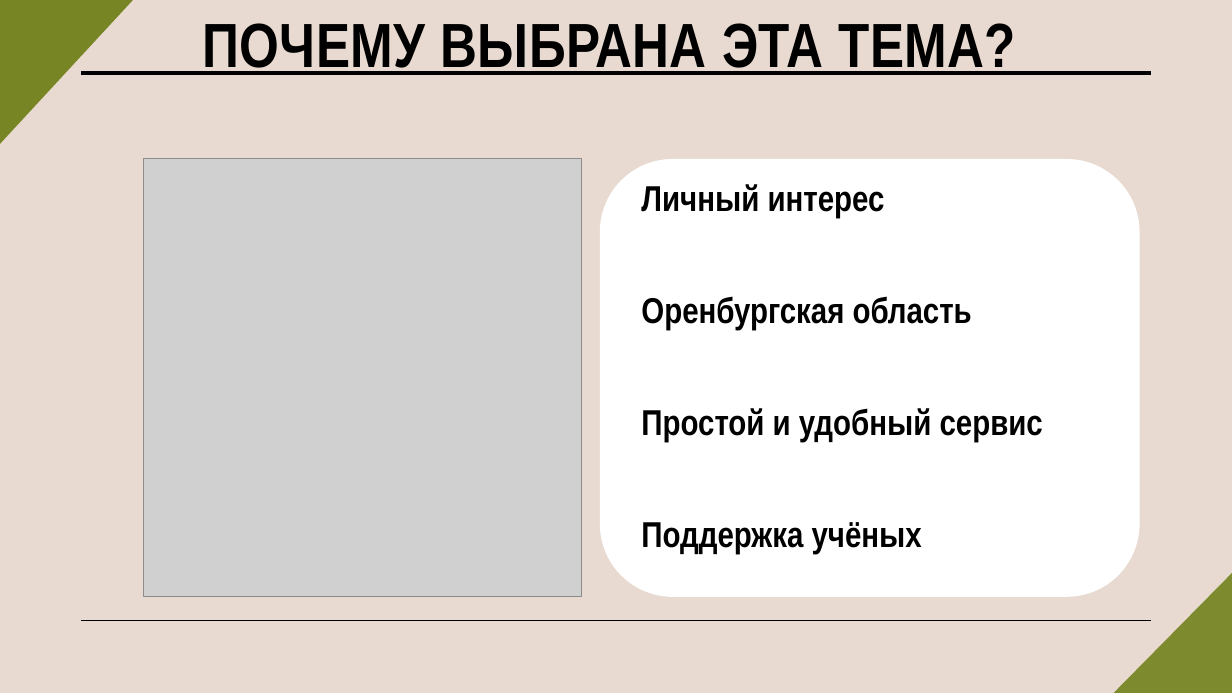
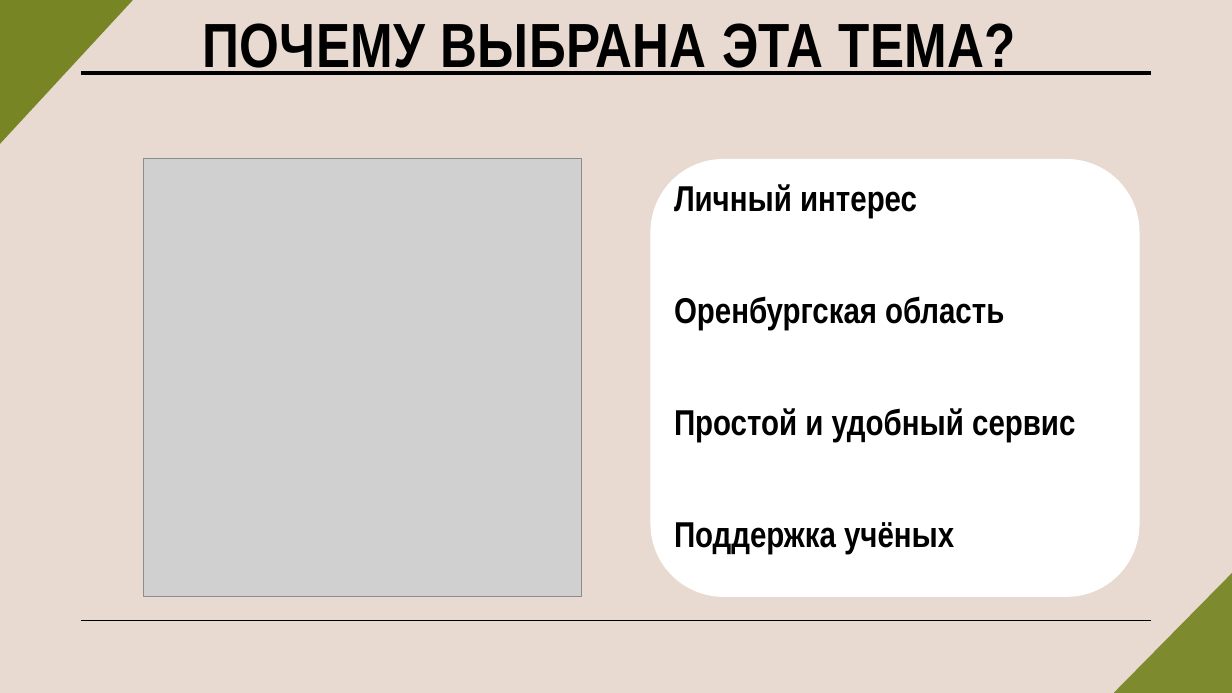
Before and after one commit to 1-Soul-1/BeakBook, a slide deck: slide 3 of BeakBook.pptx. Drawn at 1232x693 pixels with LibreOffice and Linux fonts; fonts in the diff are those of the drawing; grey boxes stand for pictures. Boxes give left, top, right and bottom in pixels: in the first picture for what was removed or moved away, otherwise in the second. Text is boxed around its words. In the diff, an @@ line names an element or a change of style, - is before the commit and + after.

```diff
--- a/BeakBook.pptx
+++ b/BeakBook.pptx
@@ rounded rectangle: place and size @@
-rounded rectangle at (600, 159, 1140, 597)
+rounded rectangle at (651, 159, 1140, 597)
@@ subtitle "Личный интерес": place and size @@
-subtitle "Личный интерес" at (641, 184, 1043, 554)
+subtitle "Личный интерес" at (674, 184, 1075, 554)
```
Also in this commit, not shown: 4 other slides changed, 2 slides added, 1 other file.
